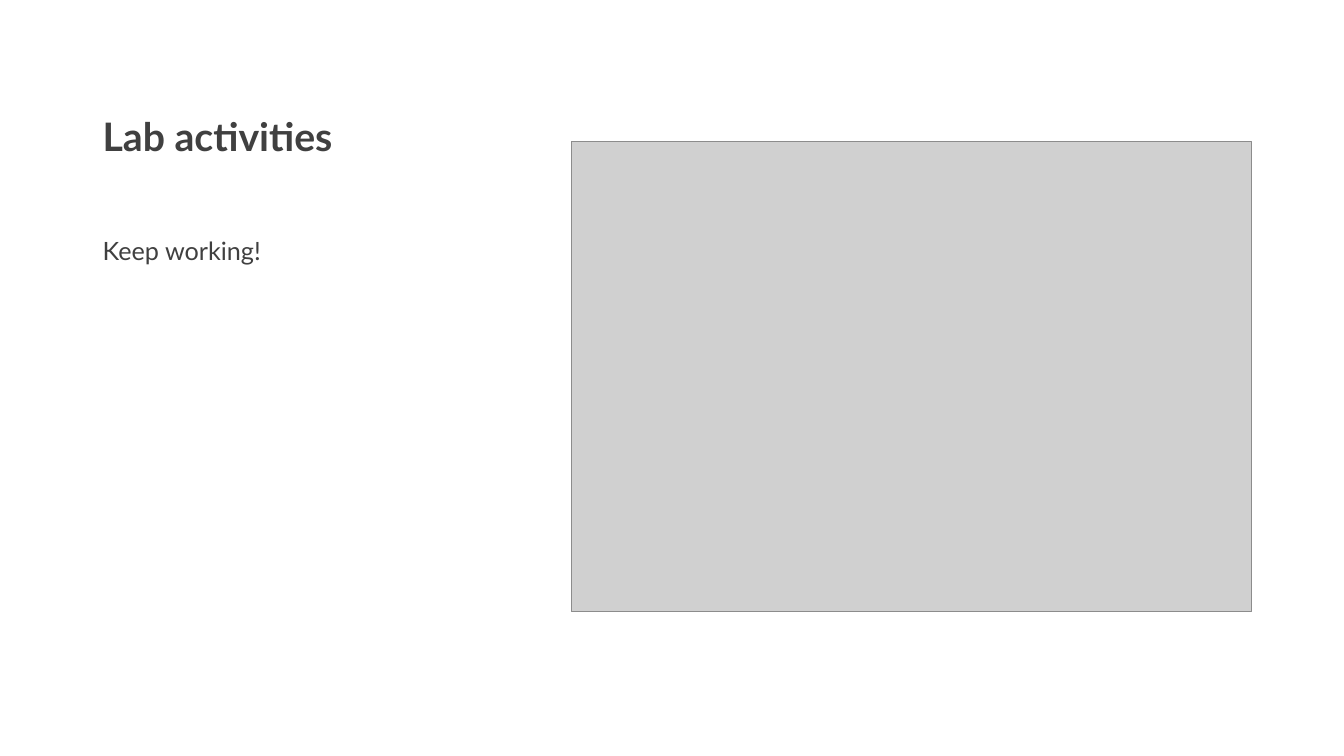
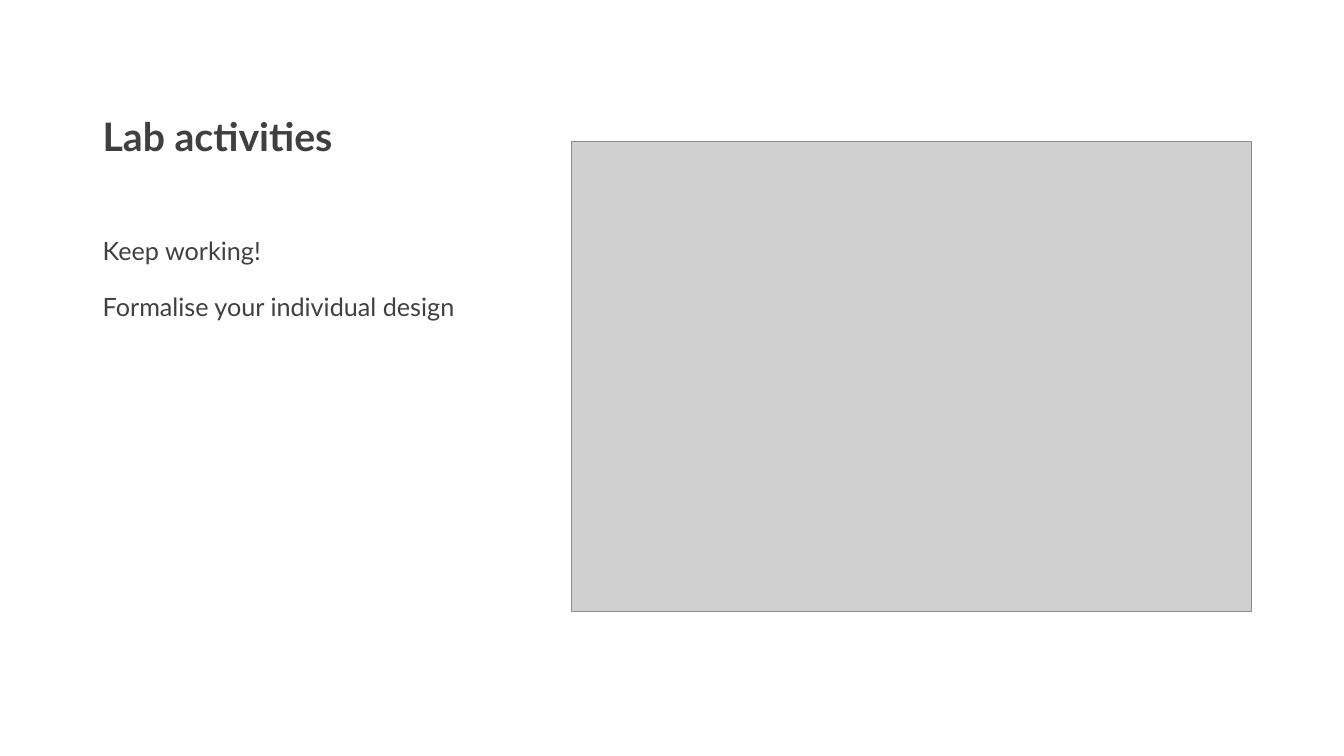
Before and after one commit to LittleMonkeyLab/PS52007Dslides, a slide deck: slide 23 of _site/lectures/Lecture04/Lecture04.pptx (slide 15 before the commit). Drawn at 1344x756 pixels with LibreOffice and Linux fonts; fonts in the diff are those of the drawing; grey boxes stand for pictures. Boxes give left, top, right and bottom in pixels: in the first picture for what was removed or moved away, otherwise in the second. Text is boxed around its words. In the diff, an @@ line names an element or a change of style, - is before the commit and + after.

```diff
--- a/_site/lectures/Lecture04/Lecture04.pptx
+++ b/_site/lectures/Lecture04/Lecture04.pptx
@@ text at bbox=[103, 297, 455, 321]: paragraph added @@
+Formalise your individual design
```
Also in this commit, not shown: 9 other slides changed, 16 slides added, 5 slides removed, 33 other files.
